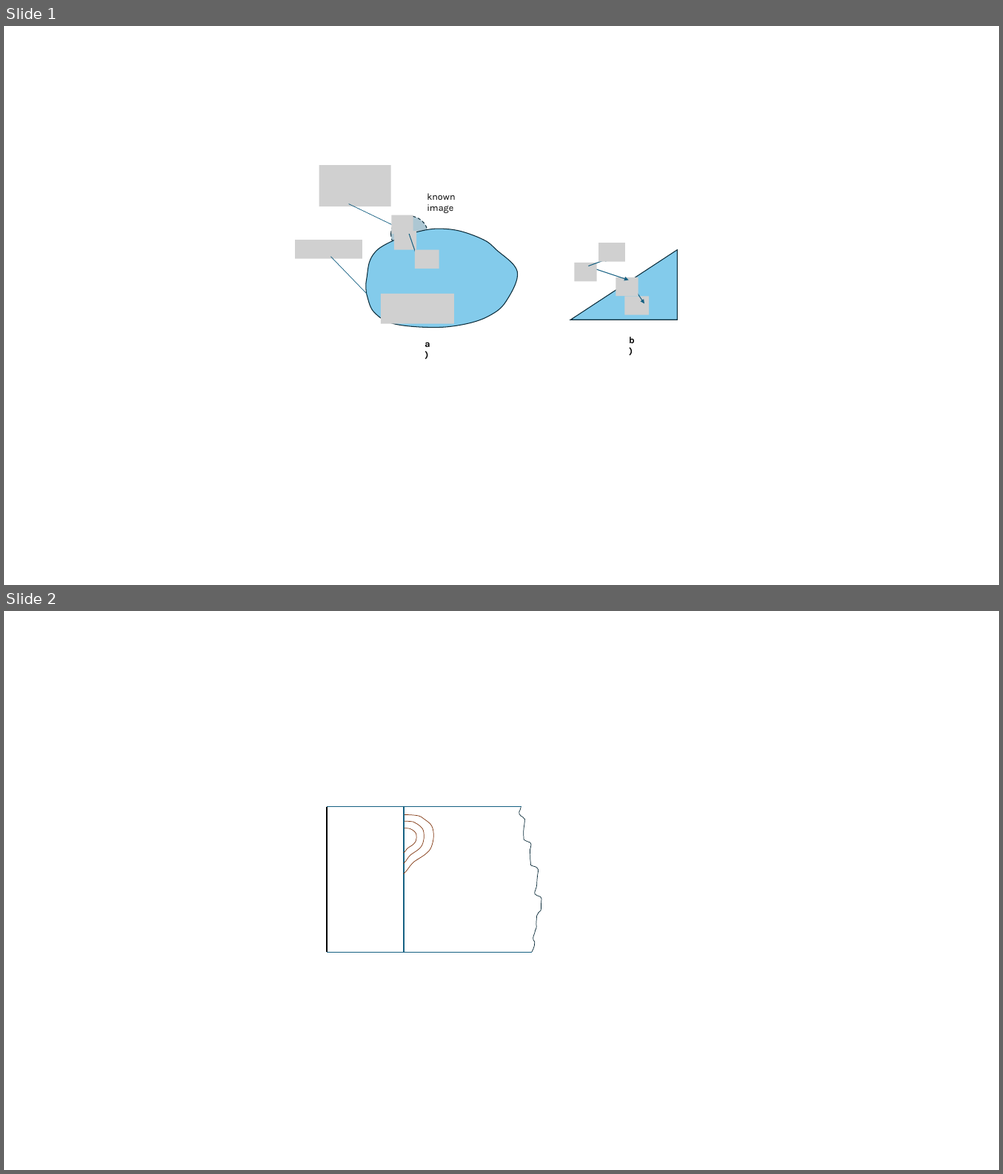
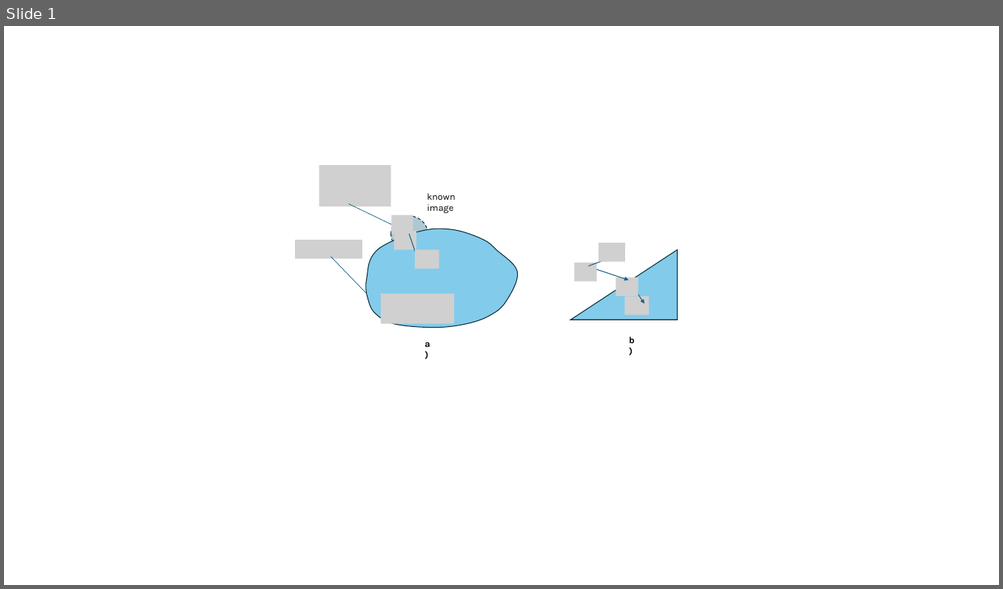
Before and after one commit to dimitarpg13/image_processing, a slide deck: docs/Figures_for_FastMarchingMethod_for_Outpainting.pptx. Shown one above the other, each under a label of ours: slides 1 and 2 before the commit, slide 1 after it. The pictures are 1003x1174 and 1003x589 pixels, drawn with LibreOffice and Linux fonts; fonts in the diff are those of the drawing; grey boxes stand for pictures. Boxes give left, top, right and bottom in pixels: in the first picture for what was removed or moved away, otherwise in the second. Text is boxed around its words. In the diff, an @@ line names an element or a change of style, - is before the commit and + after.

```diff
--- a/docs/Figures_for_FastMarchingMethod_for_Outpainting.pptx
+++ b/docs/Figures_for_FastMarchingMethod_for_Outpainting.pptx
@@ slide 2 removed at (4, 611, 999, 1170), background #FFFFFF @@
@@ line removed from (327, 806) to (521, 806) @@
@@ line removed from (327, 806) to (327, 953) @@
@@ line removed from (404, 806) to (404, 953) @@
@@ freeform shape removed at (519, 807, 541, 952) @@
@@ freeform shape removed at (403, 821, 424, 864) @@
@@ freeform shape removed at (403, 815, 433, 874) @@
@@ freeform shape removed at (403, 828, 416, 853) @@
@@ line removed from (327, 953) to (532, 953) @@
```
Also in this commit, not shown: 1 slide added, 1 other file.
